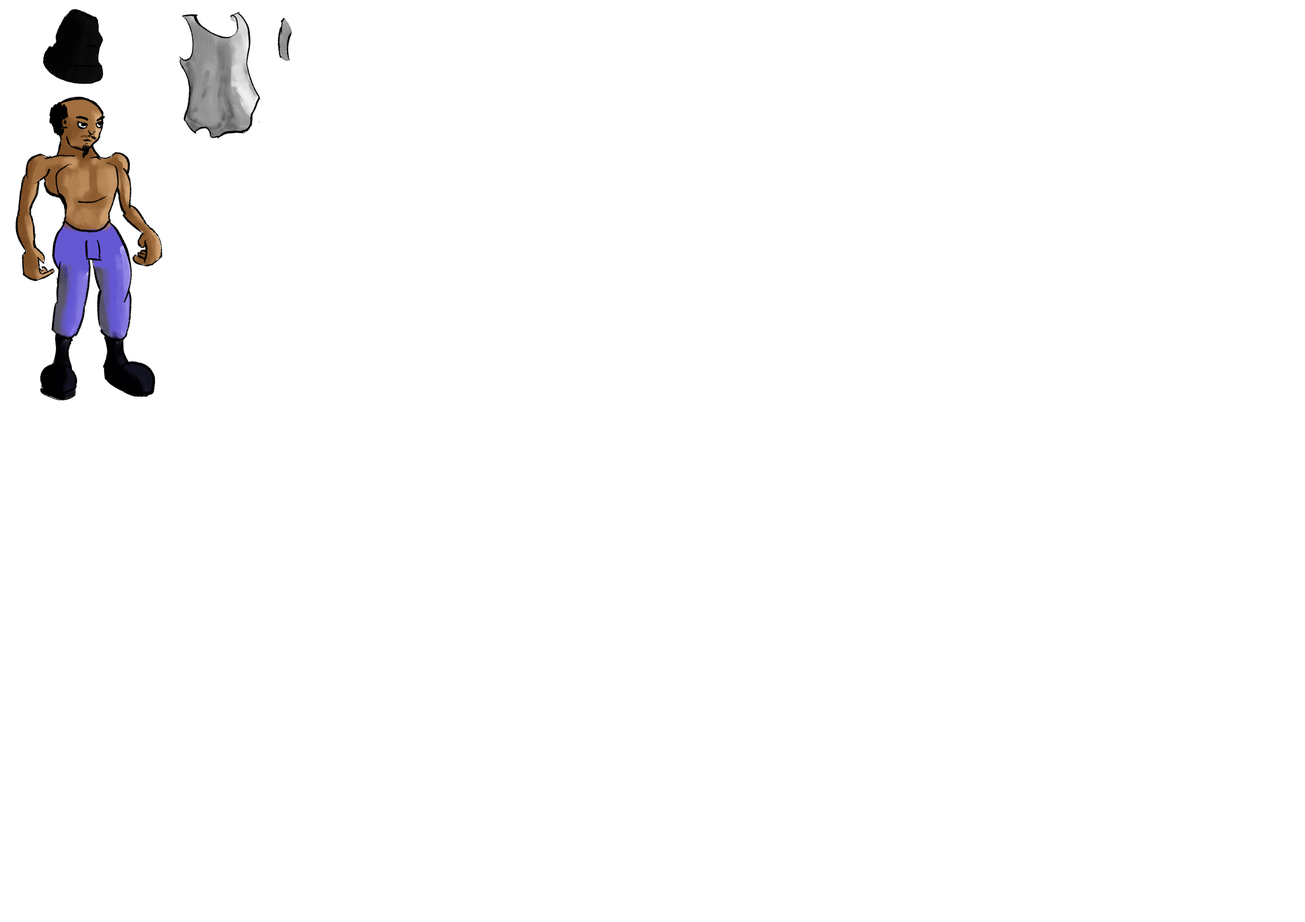
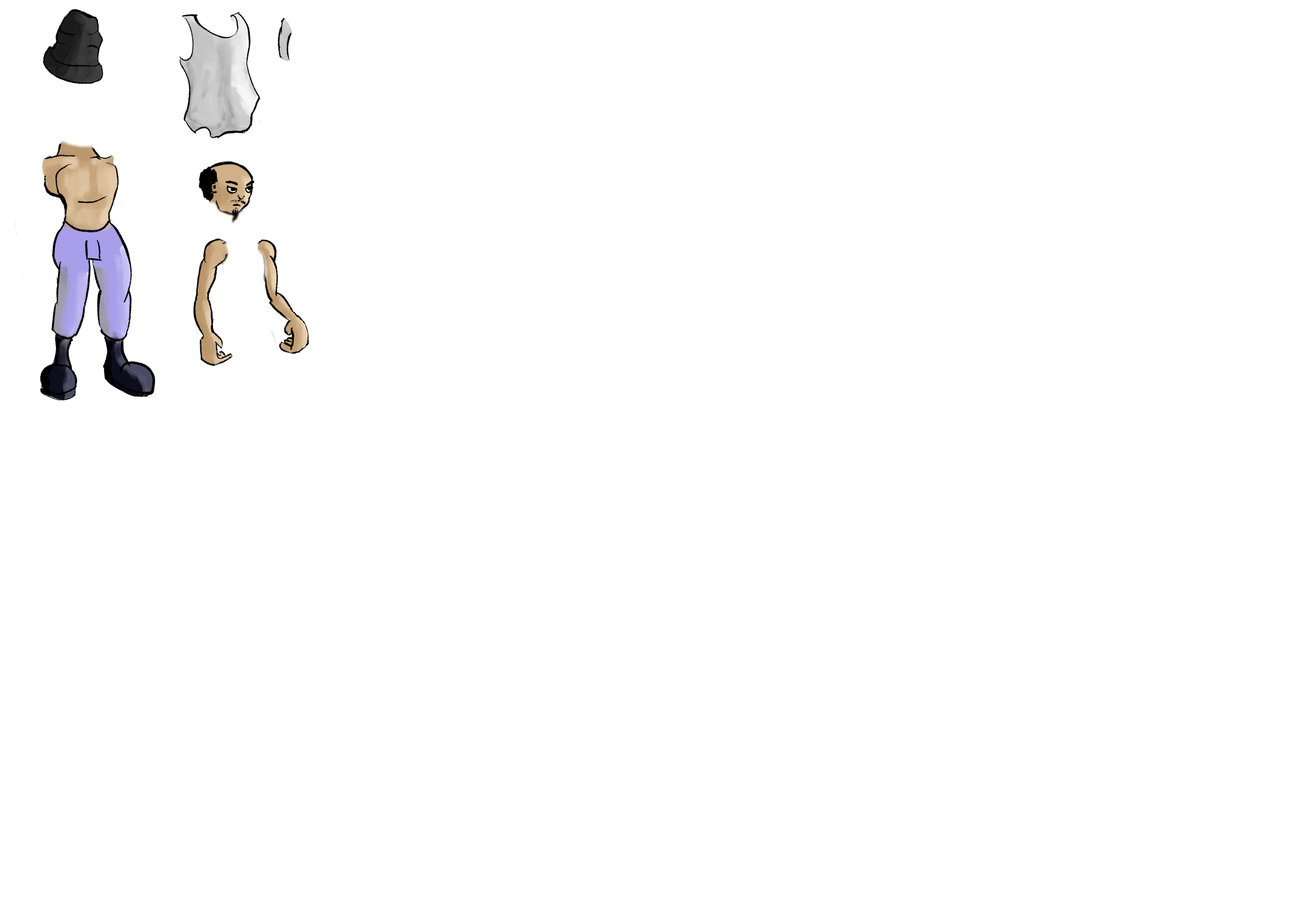
Layered file, before and after one edit (1305 × 922). Changes by layer:
removed group "playa" (17 layers) over bbox(15, 10, 310, 400)
removed group "head" (in "playa") (3 layers) from group "playa" over bbox(43, 10, 104, 101)
added layer "head" above "larmr" over bbox(196, 161, 255, 225)
renamed "color" to "larmr", moved it out of group "masked", painted on it over bbox(15, 50, 238, 400)
added layer "rarm" above "playa" over bbox(257, 239, 310, 355)
renamed "lines" to "playa", moved it out of group "head", painted on it over bbox(15, 10, 293, 400)
removed group "color" (1st of 7, in "playa" › "head") (1 layers) from group "head" over bbox(43, 10, 104, 101)
removed layer "color" (2nd of 7, in "playa" › "head" › "color") from group "color" over bbox(43, 10, 104, 101)
removed group "face" (1st of 2, in "playa") (2 layers) from group "playa" over bbox(49, 101, 106, 159)
removed layer "face" (2nd of 2, in "playa" › "face") from group "face" over bbox(49, 101, 106, 159)
removed layer "color" (3rd of 7, in "playa" › "face") from group "face" over bbox(77, 121, 103, 130)
removed group "clothhes" (6 layers) from group "playa" over bbox(175, 13, 293, 177)
removed group "tankback" (2 layers) from group "clothhes" over bbox(277, 17, 293, 61)
removed layer "Layer 20(pasted)" from group "tankback" over bbox(277, 17, 292, 61)
removed layer "Layer 21(pasted)" from group "tankback" over bbox(277, 17, 293, 61)
removed layer "clothes" from group "clothhes" over bbox(179, 13, 261, 141)
removed group "color" (4th of 7, in "playa" › "clothhes") (1 layers) from group "clothhes" over bbox(175, 13, 293, 177)
removed layer "color" (5th of 7, in "playa" › "clothhes" › "color") from group "color" over bbox(175, 13, 293, 177)
removed layer "lines" (2nd of 3, in "playa") from group "playa" over bbox(15, 96, 163, 400)
removed group "masked" (1st of 2, in "playa") (1 layers) from group "playa" over bbox(15, 50, 211, 400)
